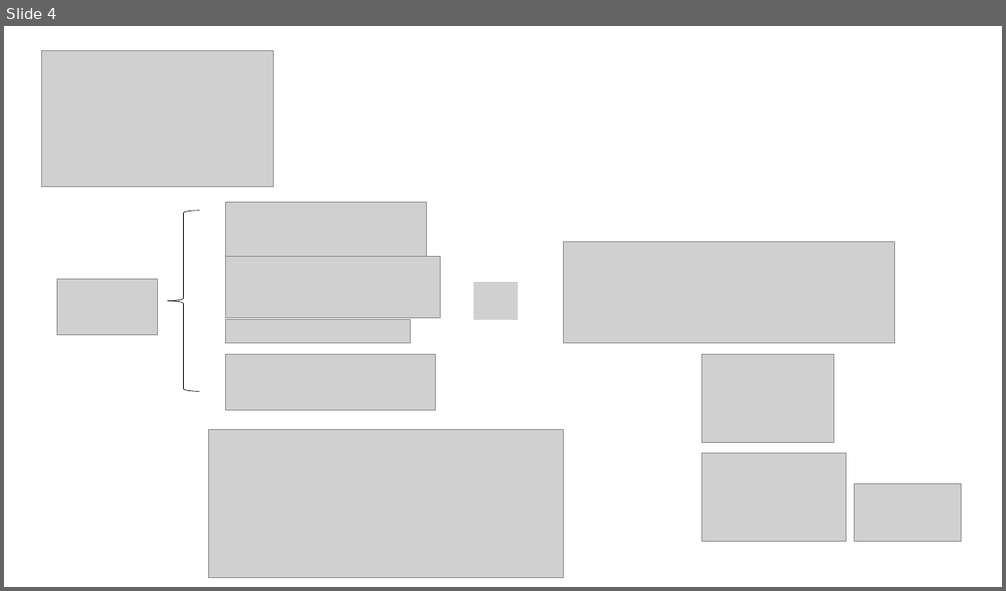
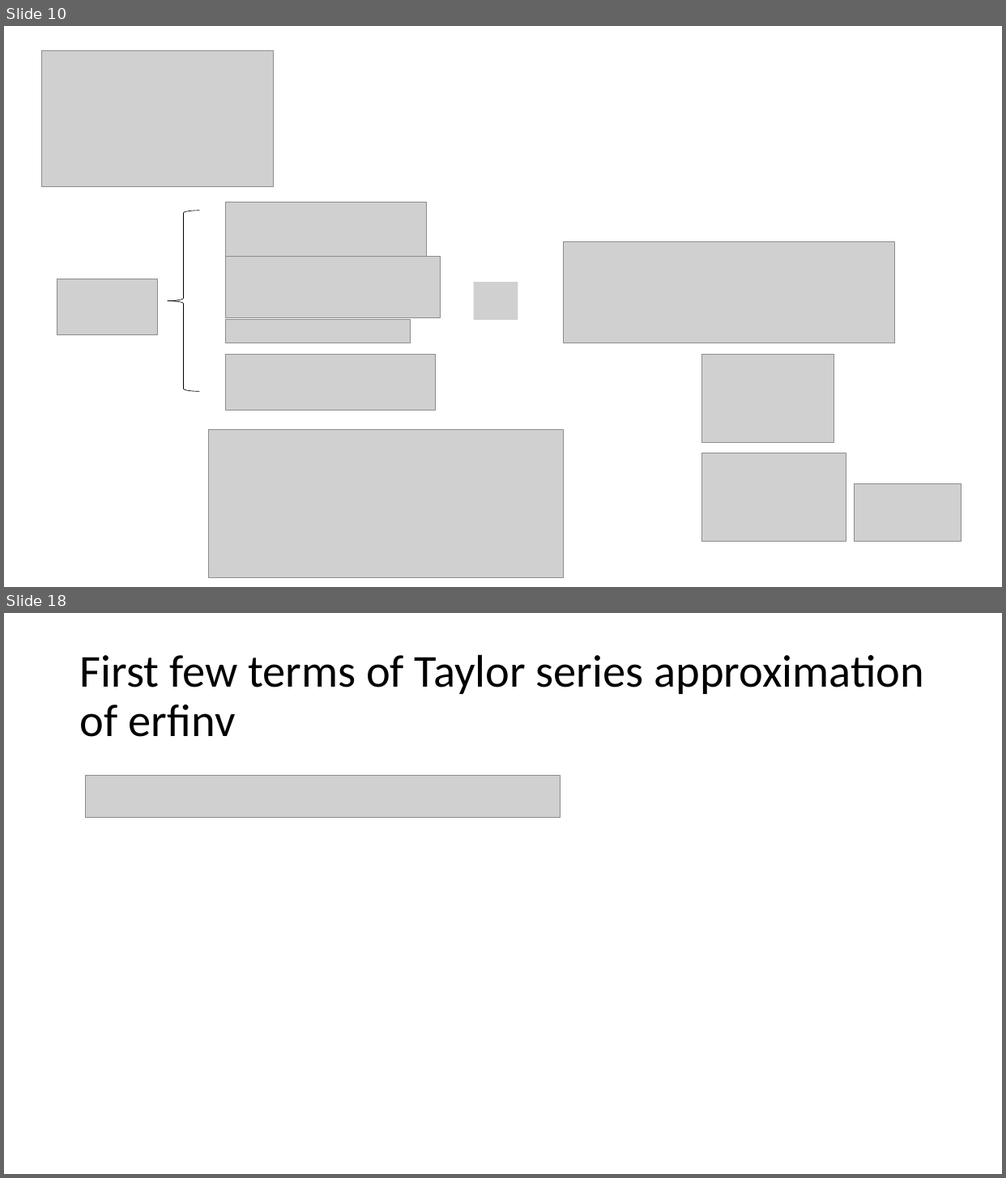
Before and after one commit to khanhnguyendata/gaussian, a slide deck: Gaussian.pptx. Shown one above the other, each under a label of ours: slide 4 before the commit, slides 10 and 18 after it; the slides between them are not shown. The pictures are 1006x591 and 1006x1178 pixels, drawn with LibreOffice and Linux fonts; fonts in the diff are those of the drawing; grey boxes stand for pictures. Boxes give left, top, right and bottom in pixels: in the first picture for what was removed or moved away, otherwise in the second. Text is boxed around its words. In the diff, an @@ line names an element or a change of style, - is before the commit and + after.

```diff
--- a/Gaussian.pptx
+++ b/Gaussian.pptx
@@ slide 18 added at (4, 613, 1002, 1174), background #FFFFFF @@
@@ title added at (80, 654, 924, 737), 44 pt, text #000000 @@
+First few terms of Taylor series approximation of erfinv
@@ picture added at (86, 776, 560, 818) @@
@@ what was slide 4 is now slide 10 @@
```
Also in this commit, not shown: 2 slides changed, 13 other slides added, 2 slides removed.
